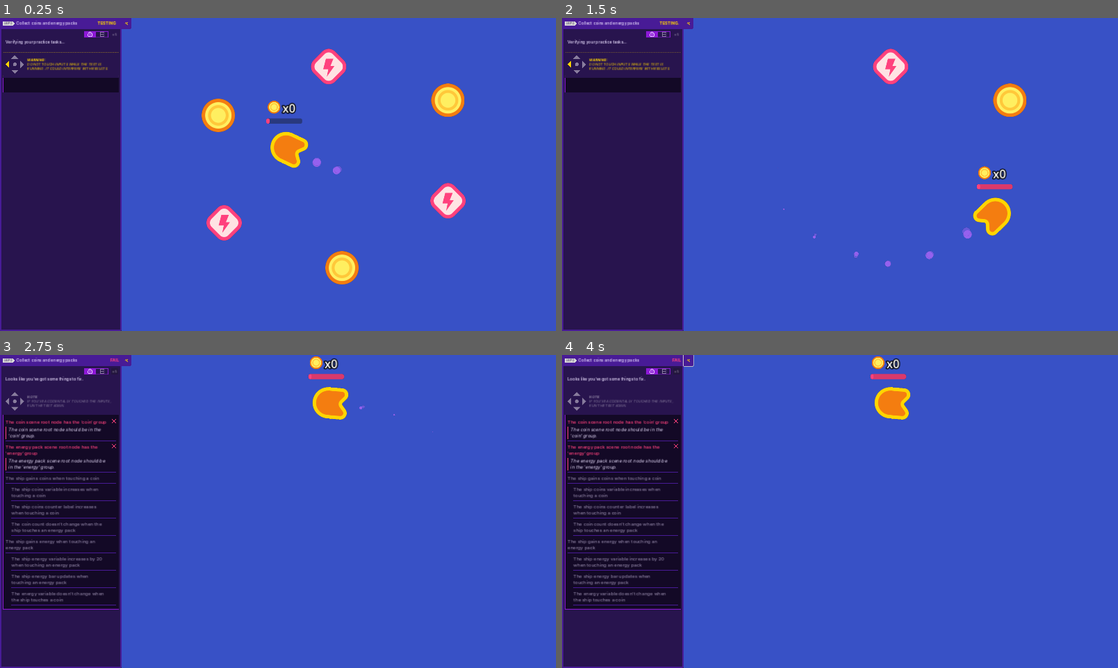
Above: before the commit, frames 1-4 (two rows, left to right).
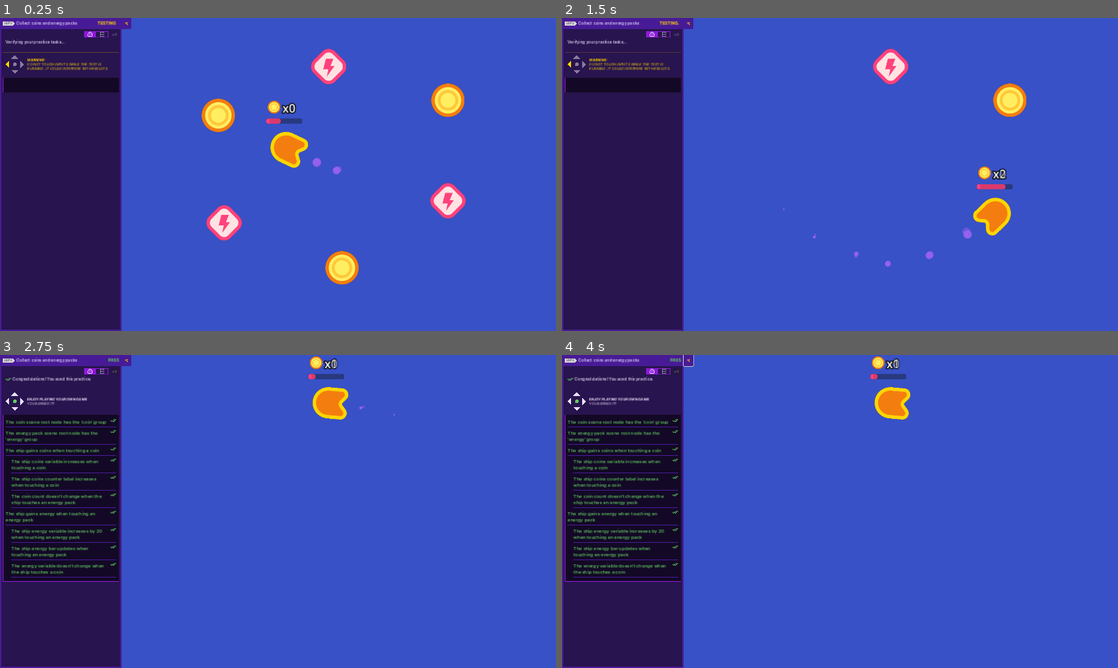
Above: after the commit, the same moments.

Repository: EvanYee3/2d-GameDev-Course
Game: Godot game, scene res://practices/L6.P2.coins_and_energy_packs/coins_and_energy_packs.tscn
The game is run twice, just before and just after one commit, with the same random seed, the same clock (stepped at 60 frames per second) and the same inputs. This scene is started directly instead of the project's main scene.
Inputs (mouse positions are in pixels of both pictures, inside the frame that each line leads up to):
- Up to frame 1 (0.25 s): no input
- Up to frame 2 (1.5 s): hold D (move_right) 0.53-1.28 s; hold S (move_down) from 1.28 s (still down)
- Up to frame 3 (2.75 s): release S (move_down) at 2.03 s; hold D (move_right) from 2.03 s (still down)
- Up to frame 4 (4 s): release D (move_right) at 2.75 s; click (689, 361) at 2.75 s; tap Enter at 3.5 s; hold W (move_up) from 3.53 s (still down)

The runs differ from the first frame. In frame 1, less than 0.1% of the frame differs, in the area x 47-51%, y 32-34%; in frame 2, less than 0.1%; in frame 3, 5.9%, in the area x 0-62%, y 1-82%; in frame 4, 5.9%.

Commit message:
L6 P1 & P2 Done

Diff:
--- /dev/null
+++ b/05.loot_it_all_workbook/lessons/gem.tscn
@@ -0,0 +1,17 @@
+[gd_scene load_steps=4 format=3 uid="uid://cbe3kpnqudejt"]
+
+[ext_resource type="Script" path="res://lessons/item.gd" id="1_s1obg"]
+[ext_resource type="Texture2D" uid="uid://d0bh8am2qd005" path="res://assets/gem_icon.png" id="2_35ayo"]
+
+[sub_resource type="CircleShape2D" id="CircleShape2D_pii0k"]
+radius = 25.0
+
+[node name="Gem" type="Area2D" groups=["gem"]]
+script = ExtResource("1_s1obg")
+
+[node name="Sprite2D" type="Sprite2D" parent="."]
+texture = ExtResource("2_35ayo")
+
+[node name="CollisionShape2D" type="CollisionShape2D" parent="."]
+position = Vector2(1, 0)
+shape = SubResource("CircleShape2D_pii0k")
--- a/05.loot_it_all_workbook/lessons/health_pack.tscn
+++ b/05.loot_it_all_workbook/lessons/health_pack.tscn
@@ -1,12 +1,12 @@
 [gd_scene load_steps=4 format=3 uid="uid://besft06lr0nsw"]
 
-[ext_resource type="Script" path="res://lessons/health_pack.gd" id="1_ihopk"]
+[ext_resource type="Script" path="res://lessons/item.gd" id="1_ihopk"]
 [ext_resource type="Texture2D" uid="uid://dknpi2mq4dhpa" path="res://assets/health_icon.svg" id="2_tsw3m"]
 
 [sub_resource type="CircleShape2D" id="CircleShape2D_pii0k"]
 radius = 25.0
 
-[node name="HealthPack" type="Area2D"]
+[node name="HealthPack" type="Area2D" groups=["healing_item"]]
 script = ExtResource("1_ihopk")
 
 [node name="Sprite2D" type="Sprite2D" parent="."]
--- a/05.loot_it_all_workbook/lessons/ship.gd
+++ b/05.loot_it_all_workbook/lessons/ship.gd
@@ -1,5 +1,6 @@
 extends Area2D
 
+var gem_count := 0
 var max_speed := 1200.0
 var velocity := Vector2(0, 0)
 var steering_factor := 3.0
@@ -30,4 +31,11 @@
 	set_health(health)
 
 func _on_area_entered(area_that_entered: Area2D) -> void:
-	set_health(health + 10)
+	if area_that_entered.is_in_group("gem"):
+		set_gem_count(gem_count + 1)
+	elif area_that_entered.is_in_group("healing_item"):
+		set_health(health + 10)
+
+func set_gem_count(new_gem_count: int) -> void:
+	gem_count = new_gem_count
+	get_node("UI/GemCount").text = "x" + str(gem_count)
--- a/05.loot_it_all_workbook/lessons/ship.tscn
+++ b/05.loot_it_all_workbook/lessons/ship.tscn
@@ -1,7 +1,8 @@
-[gd_scene load_steps=7 format=3 uid="uid://dmv50krf4bo5r"]
+[gd_scene load_steps=9 format=3 uid="uid://dmv50krf4bo5r"]
 
 [ext_resource type="Texture2D" uid="uid://bniyrxn3r2v8h" path="res://assets/ship.png" id="3_pdppw"]
 [ext_resource type="Script" path="res://lessons/ship.gd" id="4_p1sls"]
+[ext_resource type="Texture2D" uid="uid://d0bh8am2qd005" path="res://assets/gem_icon.png" id="5_pask2"]
 [ext_resource type="PackedScene" uid="uid://dgf54k70yiiff" path="res://assets/ship_visual_effects/main_thruster/main_thruster.tscn" id="5_q7c3l"]
 [ext_resource type="PackedScene" uid="uid://bklom8bhpxg4h" path="res://assets/ship_visual_effects/side_thruster/side_thruster.tscn" id="6_1updt"]
 
@@ -14,6 +15,11 @@
 corner_radius_top_right = 4
 corner_radius_bottom_right = 4
 corner_radius_bottom_left = 4
+
+[sub_resource type="LabelSettings" id="LabelSettings_inp65"]
+font_size = 20
+outline_size = 8
+outline_color = Color(0, 0, 0, 1)
 
 [node name="Ship" type="Area2D"]
 script = ExtResource("4_p1sls")
@@ -51,3 +57,17 @@
 theme_override_styles/fill = SubResource("StyleBoxFlat_6ybhq")
 value = 100.0
 show_percentage = false
+
+[node name="Sprite2D" type="Sprite2D" parent="UI"]
+position = Vector2(-14, -99)
+scale = Vector2(0.661, 0.75)
+texture = ExtResource("5_pask2")
+
+[node name="GemCount" type="Label" parent="UI"]
+layout_mode = 0
+offset_left = 10.0
+offset_top = -114.0
+offset_right = 50.0
+offset_bottom = -86.0
+text = "x0"
+label_settings = SubResource("LabelSettings_inp65")
--- a/05.loot_it_all_workbook/lessons/space_level.tscn
+++ b/05.loot_it_all_workbook/lessons/space_level.tscn
@@ -1,8 +1,9 @@
-[gd_scene load_steps=4 format=3 uid="uid://btkjymc78ap8d"]
+[gd_scene load_steps=5 format=3 uid="uid://btkjymc78ap8d"]
 
 [ext_resource type="PackedScene" uid="uid://dmv50krf4bo5r" path="res://lessons/ship.tscn" id="2_2j1u5"]
 [ext_resource type="PackedScene" uid="uid://besft06lr0nsw" path="res://lessons/health_pack.tscn" id="3_b0mox"]
 [ext_resource type="PackedScene" uid="uid://bxfevggvxo634" path="res://assets/background/space_background.tscn" id="3_e6xy1"]
+[ext_resource type="PackedScene" uid="uid://cbe3kpnqudejt" path="res://lessons/gem.tscn" id="4_40kk5"]
 
 [node name="Level" type="Node2D"]
 
@@ -31,3 +32,21 @@
 
 [node name="HealthPack7" parent="." instance=ExtResource("3_b0mox")]
 position = Vector2(1549, 443)
+
+[node name="Gem" parent="." instance=ExtResource("4_40kk5")]
+position = Vector2(422, 506)
+
+[node name="Gem2" parent="." instance=ExtResource("4_40kk5")]
+position = Vector2(494, 596)
+
+[node name="Gem3" parent="." instance=ExtResource("4_40kk5")]
+position = Vector2(428, 690)
+
+[node name="Gem4" parent="." instance=ExtResource("4_40kk5")]
+position = Vector2(487, 426)
+
+[node name="Gem5" parent="." instance=ExtResource("4_40kk5")]
+position = Vector2(363, 757)
+
+[node name="Gem6" parent="." instance=ExtResource("4_40kk5")]
+position = Vector2(577, 366)
--- a/05.loot_it_all_workbook/practices/L6.P1.create_coins/coin.tscn
+++ b/05.loot_it_all_workbook/practices/L6.P1.create_coins/coin.tscn
@@ -1,3 +1,16 @@
-[gd_scene format=3]
+[gd_scene load_steps=4 format=3 uid="uid://scrvvfc3nh8r"]
+
+[ext_resource type="Script" path="res://practices/L6.P1.create_coins/coin.gd" id="1_41tpv"]
+[ext_resource type="Texture2D" uid="uid://b5n8ybmtouhk0" path="res://assets/practice_assets/coin.png" id="2_r6dcu"]
+
+[sub_resource type="CircleShape2D" id="CircleShape2D_4cl8c"]
+radius = 57.0351
 
 [node name="Coin" type="Area2D"]
+script = ExtResource("1_41tpv")
+
+[node name="Sprite2D" type="Sprite2D" parent="."]
+texture = ExtResource("2_r6dcu")
+
+[node name="CollisionShape2D" type="CollisionShape2D" parent="."]
+shape = SubResource("CircleShape2D_4cl8c")
--- a/05.loot_it_all_workbook/practices/L6.P1.create_coins/create_coins.tscn
+++ b/05.loot_it_all_workbook/practices/L6.P1.create_coins/create_coins.tscn
@@ -1,13 +1,12 @@
-[gd_scene load_steps=3 format=3]
+[gd_scene load_steps=3 format=3 uid="uid://bu0luptdl0sxb"]
 
 [ext_resource type="PackedScene" path="res://practices/L6.P1.create_coins/ship_create_coins.tscn" id="1_x2knq"]
-[ext_resource type="Script" path="res://practices/L6.P1.create_coins/ship_create_coins.gd" id="2_ytyj5"]
+[ext_resource type="PackedScene" uid="uid://scrvvfc3nh8r" path="res://practices/L6.P1.create_coins/coin.tscn" id="2_6dvn3"]
 
 [node name="CreateCoins" type="Node2D"]
 
-[node name="Ship" type="Area2D" parent="." instance=ExtResource("1_x2knq")]
+[node name="Ship" parent="." instance=ExtResource("1_x2knq")]
 position = Vector2(973, 541)
-script = ExtResource("2_ytyj5")
 
 [node name="ExtraVisuals" type="Node" parent="."]
 
@@ -25,3 +24,15 @@
 grow_horizontal = 2
 grow_vertical = 2
 color = Color(0.219608, 0.317647, 0.776471, 1)
+
+[node name="Coin" parent="." instance=ExtResource("2_6dvn3")]
+position = Vector2(1278, 535)
+
+[node name="Coin2" parent="." instance=ExtResource("2_6dvn3")]
+position = Vector2(1132, 732)
+
+[node name="Coin3" parent="." instance=ExtResource("2_6dvn3")]
+position = Vector2(801, 719)
+
+[node name="Coin4" parent="." instance=ExtResource("2_6dvn3")]
+position = Vector2(643, 537)
--- a/05.loot_it_all_workbook/practices/L6.P2.coins_and_energy_packs/coin.tscn
+++ b/05.loot_it_all_workbook/practices/L6.P2.coins_and_energy_packs/coin.tscn
@@ -1,12 +1,12 @@
-[gd_scene load_steps=4 format=3]
+[gd_scene load_steps=4 format=3 uid="uid://du8jadbvk406t"]
 
 [ext_resource type="Script" path="res://practices/L6.P2.coins_and_energy_packs/collectible.gd" id="1_sd3rg"]
-[ext_resource type="Texture2D" path="res://assets/practice_assets/coin.png" id="2_1qvoi"]
+[ext_resource type="Texture2D" uid="uid://b5n8ybmtouhk0" path="res://assets/practice_assets/coin.png" id="2_1qvoi"]
 
 [sub_resource type="CircleShape2D" id="CircleShape2D_8or2y"]
 radius = 57.1402
 
-[node name="Coin" type="Area2D"]
+[node name="Coin" type="Area2D" groups=["coin"]]
 script = ExtResource("1_sd3rg")
 
 [node name="Sprite2D" type="Sprite2D" parent="."]
--- a/05.loot_it_all_workbook/practices/L6.P2.coins_and_energy_packs/coins_and_energy_packs.tscn
+++ b/05.loot_it_all_workbook/practices/L6.P2.coins_and_energy_packs/coins_and_energy_packs.tscn
@@ -1,40 +1,31 @@
-[gd_scene load_steps=6 format=3]
+[gd_scene load_steps=4 format=3 uid="uid://bwebp24wj2g33"]
 
 [ext_resource type="PackedScene" path="res://practices/L6.P2.coins_and_energy_packs/ship_coins_and_energy_packs.tscn" id="1_l7py2"]
-[ext_resource type="Script" path="res://practices/L6.P2.coins_and_energy_packs/ship_coins_and_energy_packs.gd" id="2_mt54v"]
-[ext_resource type="PackedScene" path="res://practices/L6.P2.coins_and_energy_packs/coin.tscn" id="3_v6eww"]
-[ext_resource type="Script" path="res://practices/L6.P2.coins_and_energy_packs/collectible.gd" id="4_ynkwx"]
-[ext_resource type="PackedScene" path="res://practices/L6.P2.coins_and_energy_packs/energy_pack.tscn" id="5_4aryi"]
+[ext_resource type="PackedScene" uid="uid://du8jadbvk406t" path="res://practices/L6.P2.coins_and_energy_packs/coin.tscn" id="3_v6eww"]
+[ext_resource type="PackedScene" uid="uid://ccn2sb773xgyy" path="res://practices/L6.P2.coins_and_energy_packs/energy_pack.tscn" id="5_4aryi"]
 
 [node name="CoinsAndEnergyPacks" type="Node2D"]
 
-[node name="Ship" type="Area2D" parent="." instance=ExtResource("1_l7py2")]
+[node name="Ship" parent="." instance=ExtResource("1_l7py2")]
 position = Vector2(962, 534)
-script = ExtResource("2_mt54v")
 
-[node name="Coin" type="Area2D" parent="." instance=ExtResource("3_v6eww")]
+[node name="Coin" parent="." instance=ExtResource("3_v6eww")]
 position = Vector2(544, 336)
-script = ExtResource("4_ynkwx")
 
-[node name="EnergyPack" type="Area2D" parent="." instance=ExtResource("5_4aryi")]
+[node name="EnergyPack" parent="." instance=ExtResource("5_4aryi")]
 position = Vector2(564, 707)
-script = ExtResource("4_ynkwx")
 
-[node name="Coin2" type="Area2D" parent="." instance=ExtResource("3_v6eww")]
+[node name="Coin2" parent="." instance=ExtResource("3_v6eww")]
 position = Vector2(971, 862)
-script = ExtResource("4_ynkwx")
 
-[node name="EnergyPack2" type="Area2D" parent="." instance=ExtResource("5_4aryi")]
+[node name="EnergyPack2" parent="." instance=ExtResource("5_4aryi")]
 position = Vector2(1337, 631)
-script = ExtResource("4_ynkwx")
 
-[node name="Coin3" type="Area2D" parent="." instance=ExtResource("3_v6eww")]
+[node name="Coin3" parent="." instance=ExtResource("3_v6eww")]
 position = Vector2(1337, 284)
-script = ExtResource("4_ynkwx")
 
-[node name="EnergyPack3" type="Area2D" parent="." instance=ExtResource("5_4aryi")]
+[node name="EnergyPack3" parent="." instance=ExtResource("5_4aryi")]
 position = Vector2(925, 168)
-script = ExtResource("4_ynkwx")
 
 [node name="ExtraVisuals" type="Node" parent="."]
 
--- a/05.loot_it_all_workbook/practices/L6.P2.coins_and_energy_packs/collectible.gd
+++ b/05.loot_it_all_workbook/practices/L6.P2.coins_and_energy_packs/collectible.gd
@@ -1,9 +1,7 @@
 extends Area2D
-
 
 func _ready() -> void:
 	area_entered.connect(_on_area_entered)
 
-
 func _on_area_entered(area_that_entered: Area2D) -> void:
 	queue_free()
--- a/05.loot_it_all_workbook/practices/L6.P2.coins_and_energy_packs/energy_pack.tscn
+++ b/05.loot_it_all_workbook/practices/L6.P2.coins_and_energy_packs/energy_pack.tscn
@@ -1,12 +1,12 @@
-[gd_scene load_steps=4 format=3]
+[gd_scene load_steps=4 format=3 uid="uid://ccn2sb773xgyy"]
 
 [ext_resource type="Script" path="res://practices/L6.P2.coins_and_energy_packs/collectible.gd" id="1_xx3ac"]
-[ext_resource type="Texture2D" path="res://assets/practice_assets/energy_pack.png" id="2_rcrnv"]
+[ext_resource type="Texture2D" uid="uid://bdkl4qmqe0suw" path="res://assets/practice_assets/energy_pack.png" id="2_rcrnv"]
 
 [sub_resource type="CircleShape2D" id="CircleShape2D_gmkso"]
 radius = 57.1402
 
-[node name="EnergyPack" type="Area2D"]
+[node name="EnergyPack" type="Area2D" groups=["energy"]]
 script = ExtResource("1_xx3ac")
 
 [node name="Sprite2D" type="Sprite2D" parent="."]
--- a/05.loot_it_all_workbook/practices/L6.P2.coins_and_energy_packs/ship_coins_and_energy_packs.gd
+++ b/05.loot_it_all_workbook/practices/L6.P2.coins_and_energy_packs/ship_coins_and_energy_packs.gd
@@ -9,12 +9,6 @@
 
 var coins := 0
 var energy := 20
-
-
-func _ready() -> void:
-	area_entered.connect(_on_area_entered)
-	set_process(false)
-
 
 func set_target_position(new_target_position: Vector2) -> void:
 	target_position = new_target_position
@@ -34,7 +28,21 @@
 		set_process(false)
 		target_reached.emit()
 
+func set_energy(new_energy: int) -> void:
+	energy += 20.0
+	get_node("UI/EnergyBar").value = energy
+
+func _ready() -> void:
+	area_entered.connect(_on_area_entered)
+	set_energy(energy)
 
 func _on_area_entered(area_that_entered: Area2D) -> void:
-	energy += 20.0
-	get_node("UI/EnergyBar").value = energy
+	if area_that_entered.is_in_group("energy"):
+		set_energy(energy + 10)
+	elif area_that_entered.is_in_group("coin"):
+		set_coins(coins + 1)
+	#switch something here probably in this function
+
+func set_coins(new_coins: int) -> void:
+	coins = new_coins
+	get_node("UI/CoinsCount").text = "x" + str(coins)
Renamed: 05.loot_it_all_workbook/lessons/health_pack.gd -> 05.loot_it_all_workbook/lessons/item.gd
